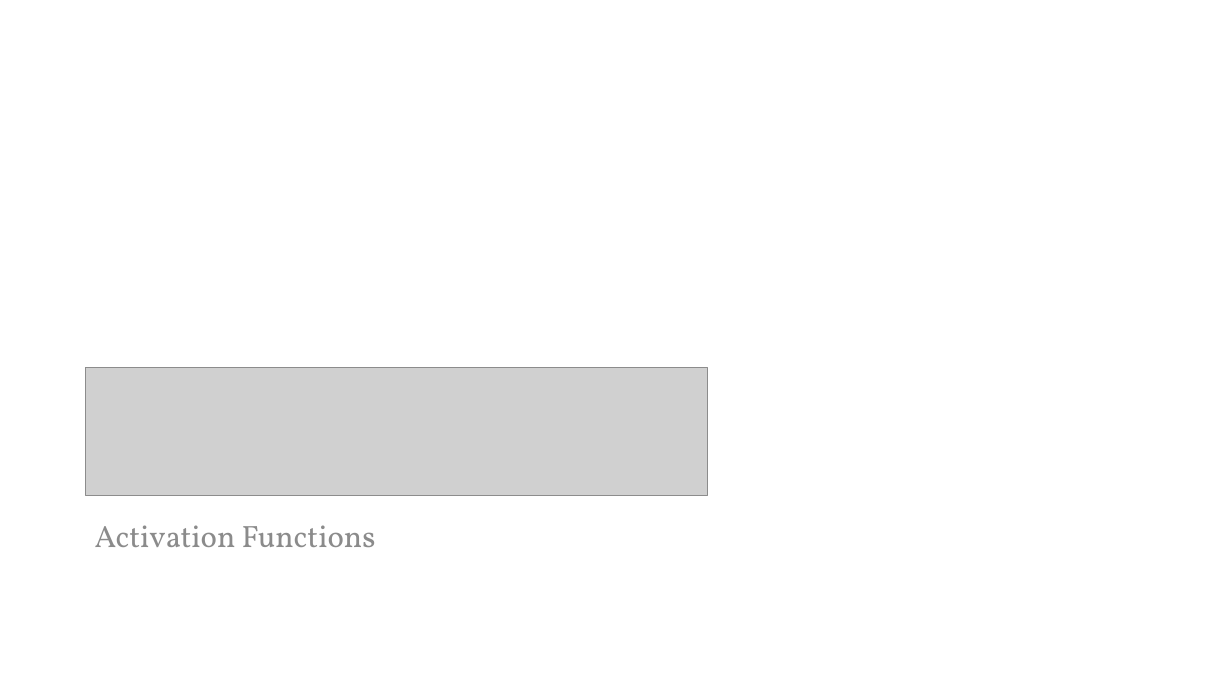
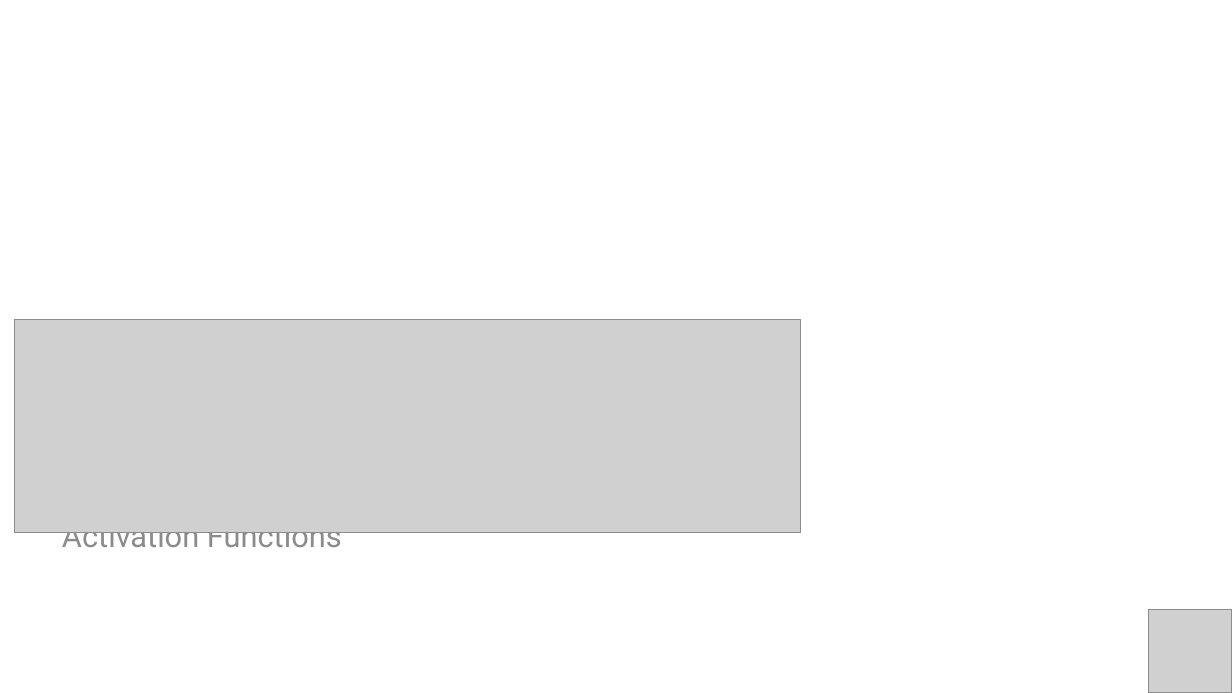
Before and after one commit to PracticumAI/deep_learning, a slide deck: slide 1 of presentations/02.2_activation_functions.pptx. Drawn at 1232x693 pixels with LibreOffice and Linux fonts; fonts in the diff are those of the drawing; grey boxes stand for pictures. Boxes give left, top, right and bottom in pixels: in the first picture for what was removed or moved away, otherwise in the second. Text is boxed around its words. In the diff, an @@ line names an element or a change of style, - is before the commit and + after.

```diff
--- a/presentations/02.2_activation_functions.pptx
+++ b/presentations/02.2_activation_functions.pptx
@@ picture added at (15,320,800,533) @@
@@ picture removed at (85,367,707,495) @@
@@ text "Activation Functions": place and size @@
-text "Activation Functions" at (95,525,376,547)
+text "Activation Functions" at (62,532,342,555)
@@ text "Activation Functions" at (62,532,342,555): font Vollkorn to Roboto @@
@@ picture added at (1149,609,1232,693) @@
```
Also in this commit, not shown: 10 other slides changed, 2 slides added, 2 slides removed, 3 other files.
